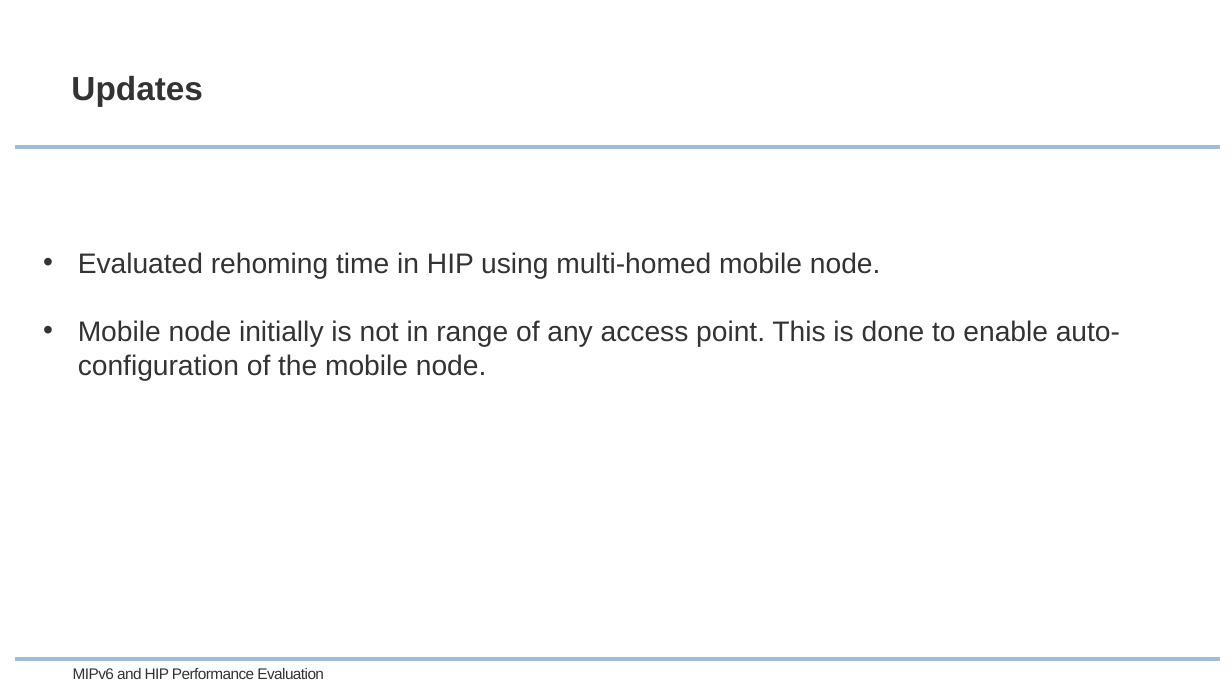
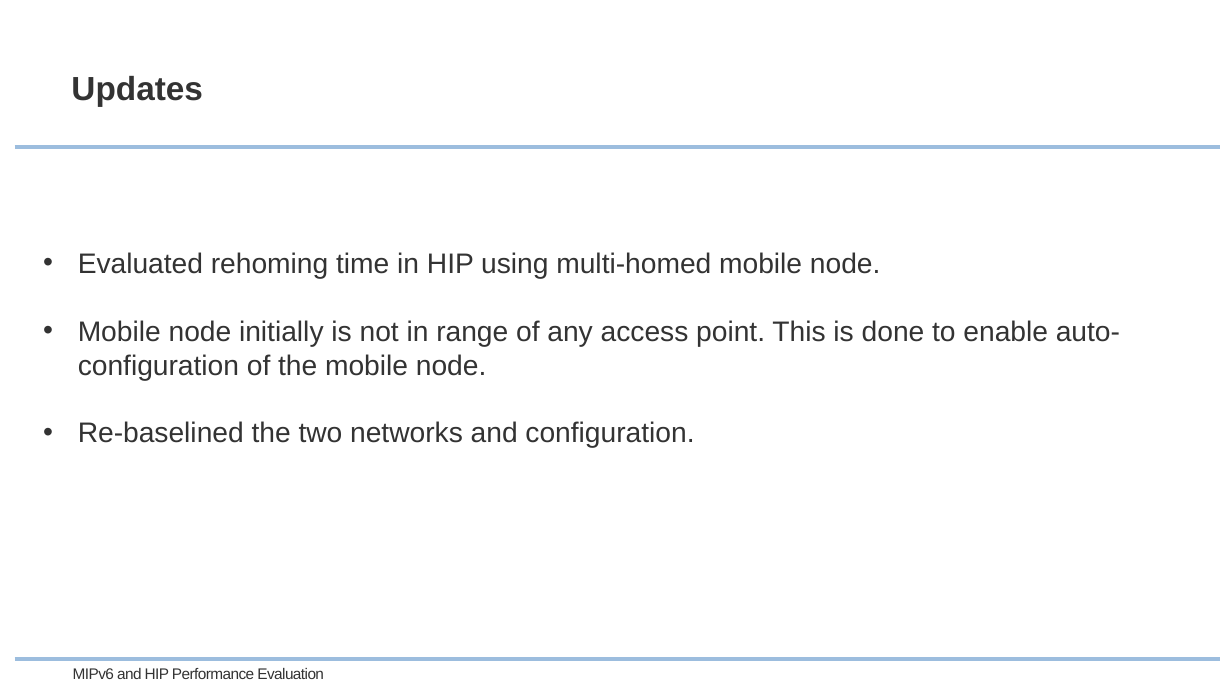
Before and after one commit to curtys/mobilecom, a slide deck: slide 4 of MIPv6_HIP_Performance_Final_Report.pptx. Drawn at 1232x693 pixels with LibreOffice and Linux fonts; fonts in the diff are those of the drawing; background and template pictures are left out. Boxes give left, top, right and bottom in pixels: in the first picture for what was removed or moved away, otherwise in the second. Text is boxed around its words. In the diff, an @@ line names an element or a change of style, - is before the commit and + after.

```diff
--- a/MIPv6_HIP_Performance_Final_Report.pptx
+++ b/MIPv6_HIP_Performance_Final_Report.pptx
@@ text at box(78, 421, 694, 448): paragraph added @@
+• Re-baselined the two networks and configuration.
```
Also in this commit, not shown: 3 other slides changed.
